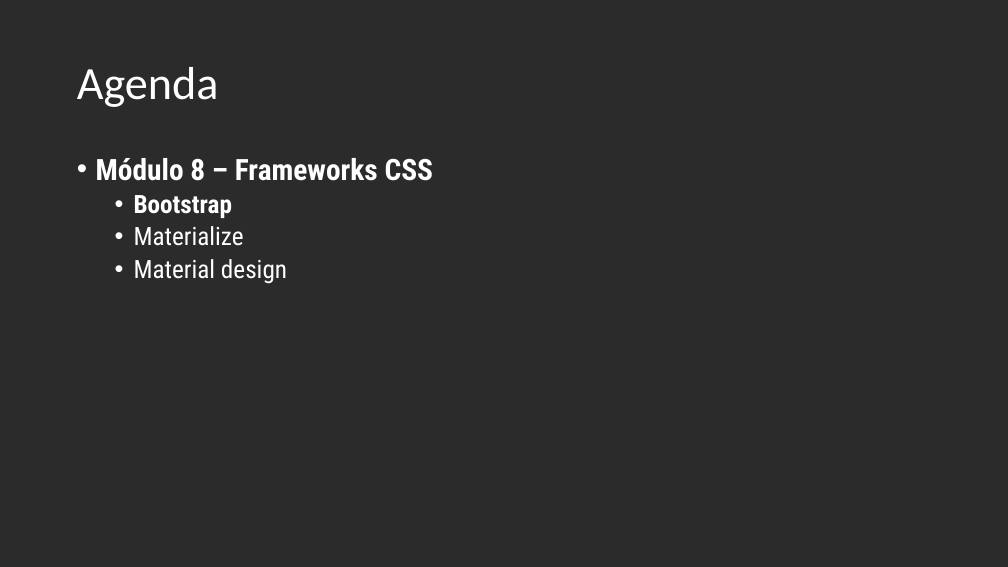
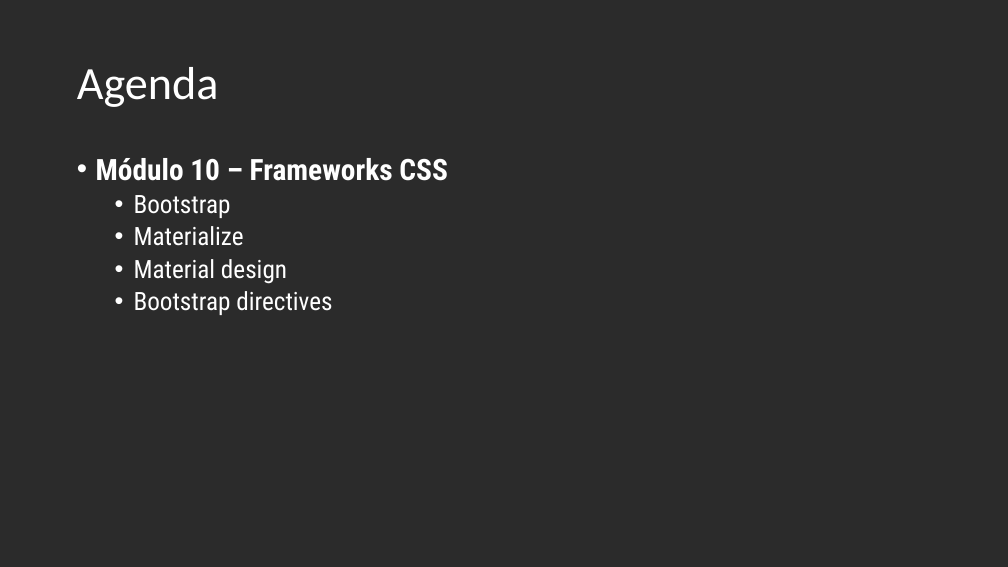
Before and after one commit to andrebaltieri/5500, a slide deck: slide 13 of Apresentações/Modulo 1/M01A01.pptx (slide 11 before the commit). Drawn at 1008x567 pixels with LibreOffice and Linux fonts; fonts in the diff are those of the drawing; background and template pictures are left out; a plain dark background stands for a picture behind light text. Boxes give left, top, right and bottom in pixels: in the first picture for what was removed or moved away, otherwise in the second. Text is boxed around its words. In the diff, an @@ line names an element or a change of style, - is before the commit and + after.

```diff
--- a/Apresentações/Modulo 1/M01A01.pptx
+++ b/Apresentações/Modulo 1/M01A01.pptx
@@ text at [96,158,447,181]: text changed @@
-• Módulo 8 – Frameworks CSS
+• Módulo 10 – Frameworks CSS
@@ text at [134,195,231,218]: bold off in "Bootstrap" @@
@@ text at [134,291,332,315]: paragraph added @@
+  • Bootstrap directives
```
Also in this commit, not shown: 5 other slides changed, 2 slides added, 38 other files.
